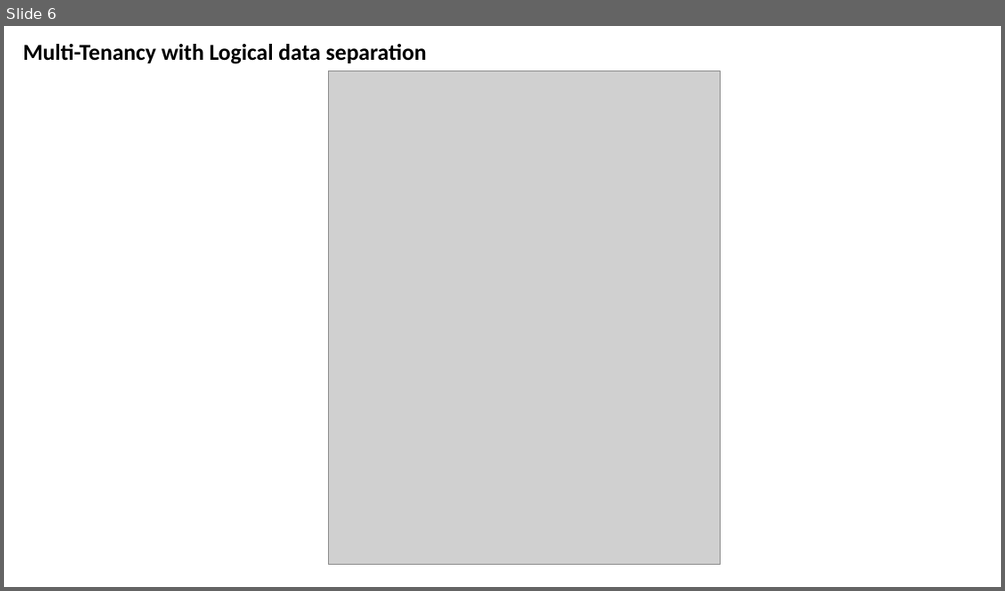
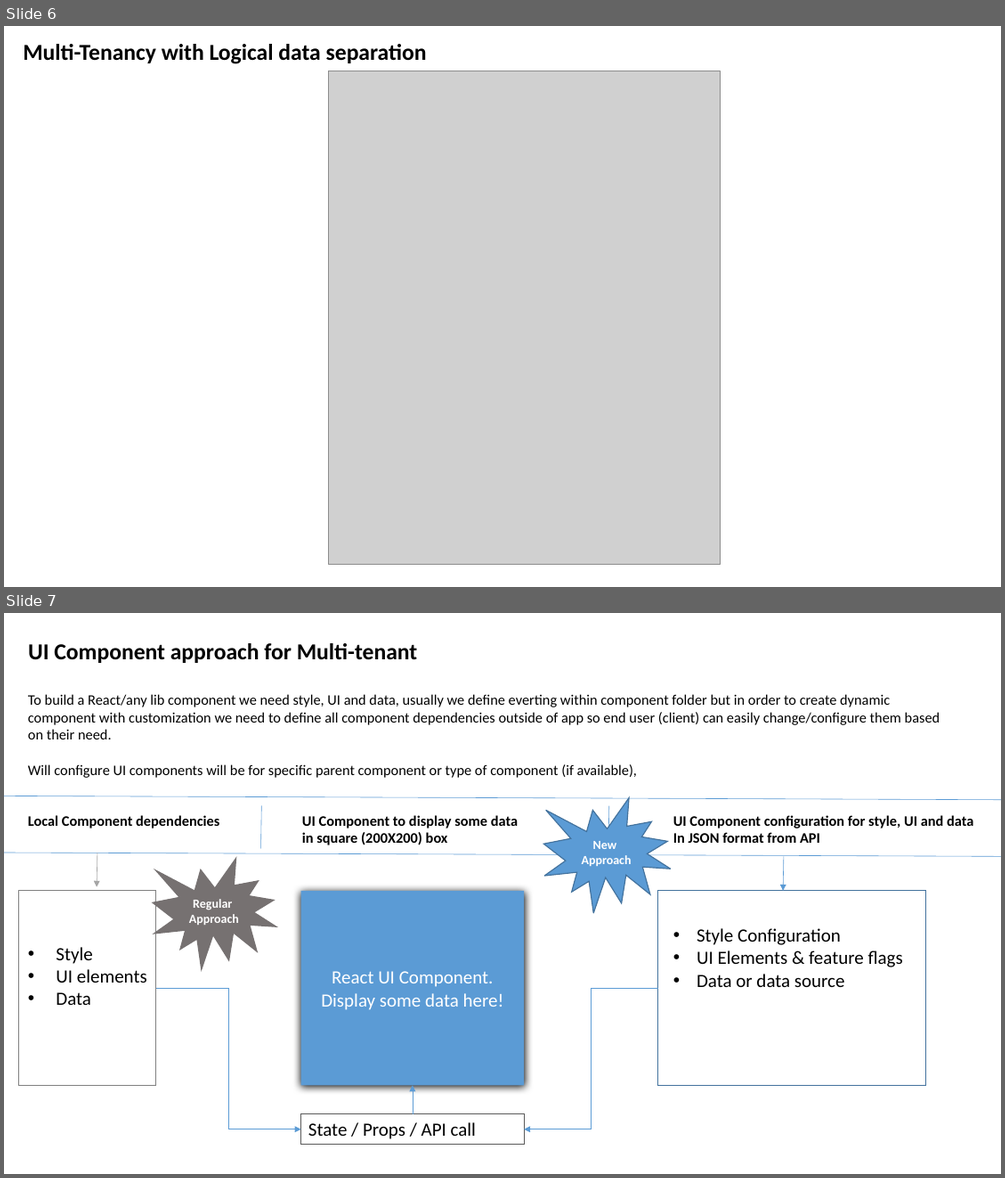
Before and after one commit to Sandeep821/Multi-Tenant-React-App, a slide deck: docs/MultiTenant App.pptx. Shown one above the other, each under a label of ours: slide 6 before the commit, slides 6 and 7 after it. The pictures are 1005x591 and 1005x1178 pixels, drawn with LibreOffice and Linux fonts; fonts in the diff are those of the drawing; grey boxes stand for pictures. Boxes give left, top, right and bottom in pixels: in the first picture for what was removed or moved away, otherwise in the second. Text is boxed around its words. In the diff, an @@ line names an element or a change of style, - is before the commit and + after.

```diff
--- a/docs/MultiTenant App.pptx
+++ b/docs/MultiTenant App.pptx
@@ slide 7 added at bbox=[4, 613, 1001, 1174], background #FFFFFF @@
@@ title added at bbox=[28, 643, 418, 663], 22 pt, text #000000, bold @@
+UI Component approach for Multi-tenant
@@ text added at bbox=[28, 694, 940, 778], 14 pt, text #000000 @@
+To build a React/any lib component we need style, UI and data, usually we define everting within component folder but in order to create dynamic component with customization we need to define all component dependencies outside of app so end user (client) can easily change/configure them based on their need.
+Will configure UI components will be for specific parent component or type of component (if available),
@@ line added from (4, 796) to (1001, 800), #5B9BD5 0.5 pt @@
@@ irregular seal added at bbox=[544, 798, 671, 913], fill #5B9BD5, outline #43739E 1 pt, 12 pt, text #FFFFFF, bold @@
+New
+Approach
@@ text added at bbox=[28, 815, 219, 828], 14 pt, text #000000, bold @@
+Local Component dependencies
@@ line added from (261, 806) to (261, 849), #5B9BD5 0.5 pt @@
@@ text added at bbox=[302, 815, 518, 845], 14 pt, text #000000, bold @@
+UI Component to display some data
+in square (200X200) box
@@ line added from (609, 806) to (608, 849), #5B9BD5 0.5 pt @@
@@ text added at bbox=[673, 815, 973, 843], 14 pt, text #000000, bold @@
+UI Component configuration for style, UI and data
+In JSON format from API
@@ line added from (4, 852) to (1001, 856), #5B9BD5 0.5 pt @@
@@ arrow added from (97, 853) to (97, 887), #A5A5A5 0.5 pt @@
@@ irregular seal added at bbox=[152, 856, 278, 971], fill #767171, 12 pt, text #FFFFFF, bold @@
+Regular
+Approach
@@ arrow added from (784, 856) to (783, 891), #5B9BD5 0.5 pt @@
@@ rectangle added at bbox=[19, 891, 156, 1085], outline #808080 1 pt @@
@@ rectangle added at bbox=[301, 891, 524, 1085], fill #5B9BD5, 18 pt, text #FFFFFF @@
+React UI Component.
+Display some data here!
@@ rectangle added at bbox=[658, 891, 926, 1085], outline #43739E 1 pt @@
@@ text added at bbox=[696, 928, 903, 987], 18 pt, text #000000 @@
+• Style Configuration
+• UI Elements & feature flags
+• Data or data source
@@ text added at bbox=[56, 947, 147, 1005], 18 pt, text #000000 @@
+• Style
+• UI elements
+• Data
@@ elbow arrow added from (156, 988) to (301, 1129), #5B9BD5 0.5 pt @@
@@ elbow arrow added from (658, 988) to (524, 1129), #5B9BD5 0.5 pt @@
@@ arrow added from (413, 1114) to (413, 1085), #5B9BD5 0.5 pt @@
@@ rectangle added at bbox=[301, 1114, 524, 1144], outline #595959 0.75 pt, 18 pt, text #000000 @@
+State / Props / API call
```
Also in this commit, not shown: 1 slide changed, 1 other slide added, 1 other file.
